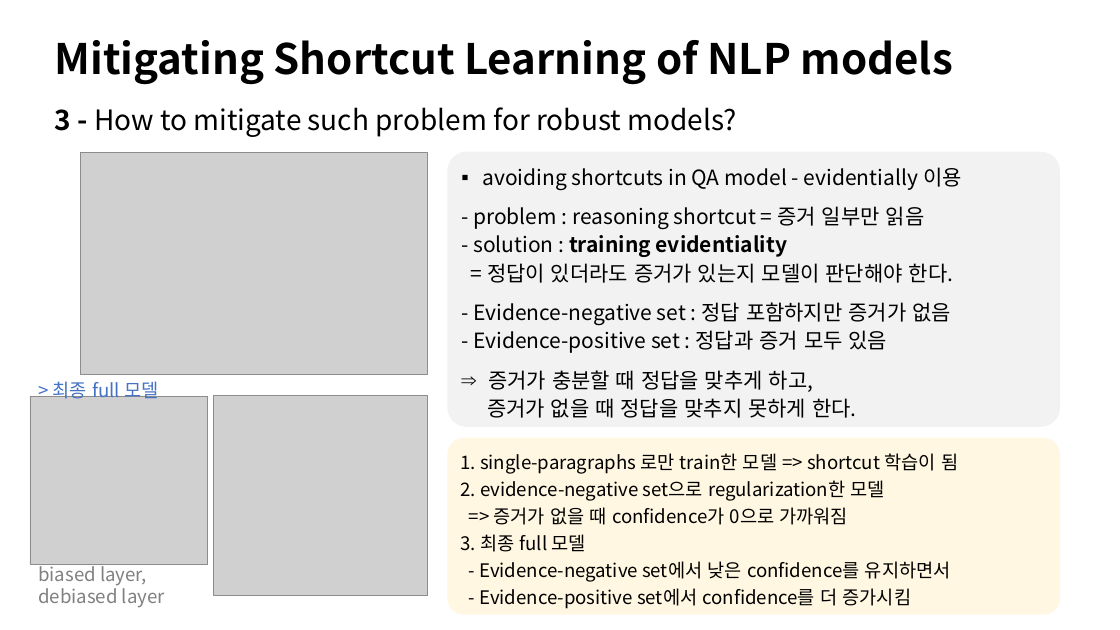
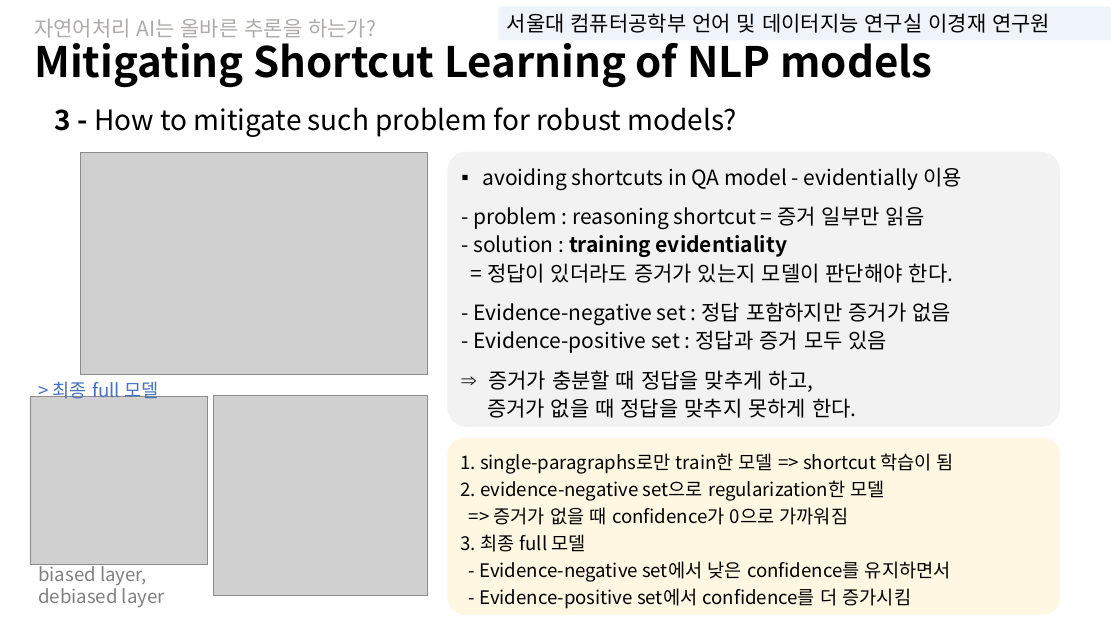
Before and after one commit to sohee98/DeepLearning_study, a slide deck: slide 4 of 미팅 자료/1주차(220316)-세미나영상요약.pptx. Drawn at 1120x630 pixels with LibreOffice and Linux fonts; fonts in the diff are those of the drawing; grey boxes stand for pictures. Boxes give left, top, right and bottom in pixels: in the first picture for what was removed or moved away, otherwise in the second. Text is boxed around its words. In the diff, an @@ line names an element or a change of style, - is before the commit and + after.

```diff
--- a/미팅 자료/1주차(220316)-세미나영상요약.pptx
+++ b/미팅 자료/1주차(220316)-세미나영상요약.pptx
@@ text added at bbox=[34, 19, 376, 38], 18 pt, text #AFABAB @@
+자연어처리 AI는 올바른 추론을 하는가?
@@ rectangle added at bbox=[498, 7, 1111, 40], fill #DEEBF7 at 50% opacity, 18 pt, text #030303 @@
+서울대 컴퓨터공학부 언어 및 데이터지능 연구실 이경재 연구원
@@ text "Mitigating Shortcut Learning of NLP ..." rewrapped from bbox=[54, 40, 953, 84] to bbox=[34, 35, 932, 88] @@
@@ text in rounded rectangle at bbox=[460, 453, 954, 474]: spaces changed @@
-1. single-paragraphs 로만 train한 모델 => shortcut 학습이 됨
+1. single-paragraphs로만 train한 모델 => shortcut 학습이 됨
```
Also in this commit, not shown: 7 other slides changed, 7 other files.
